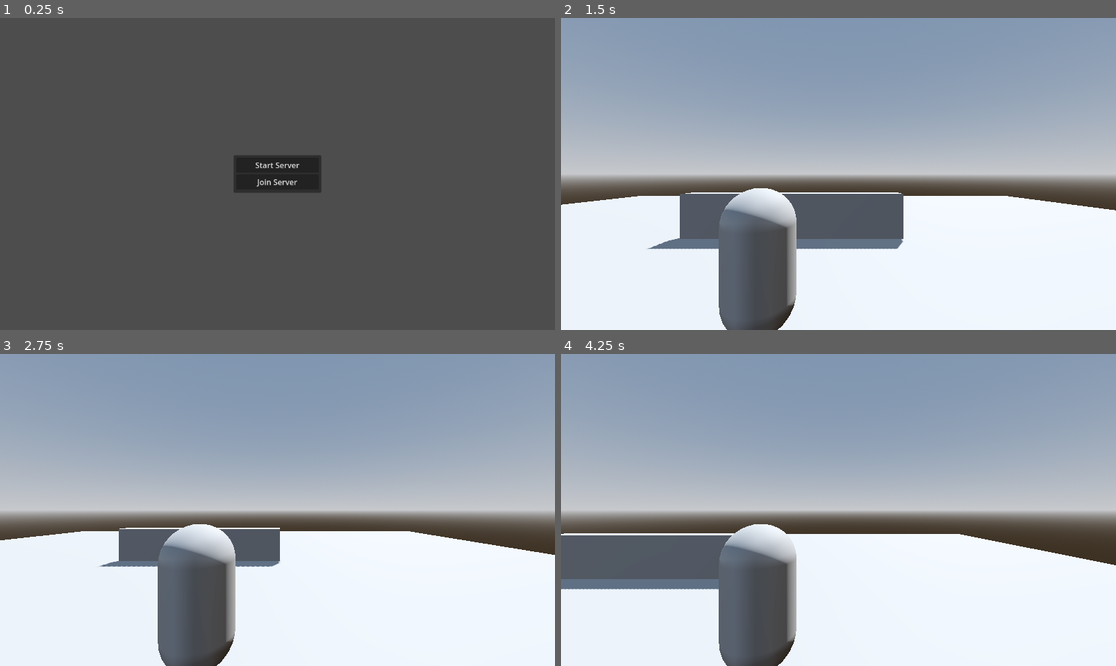
Above: before the commit, frames 1-4 (two rows, left to right).
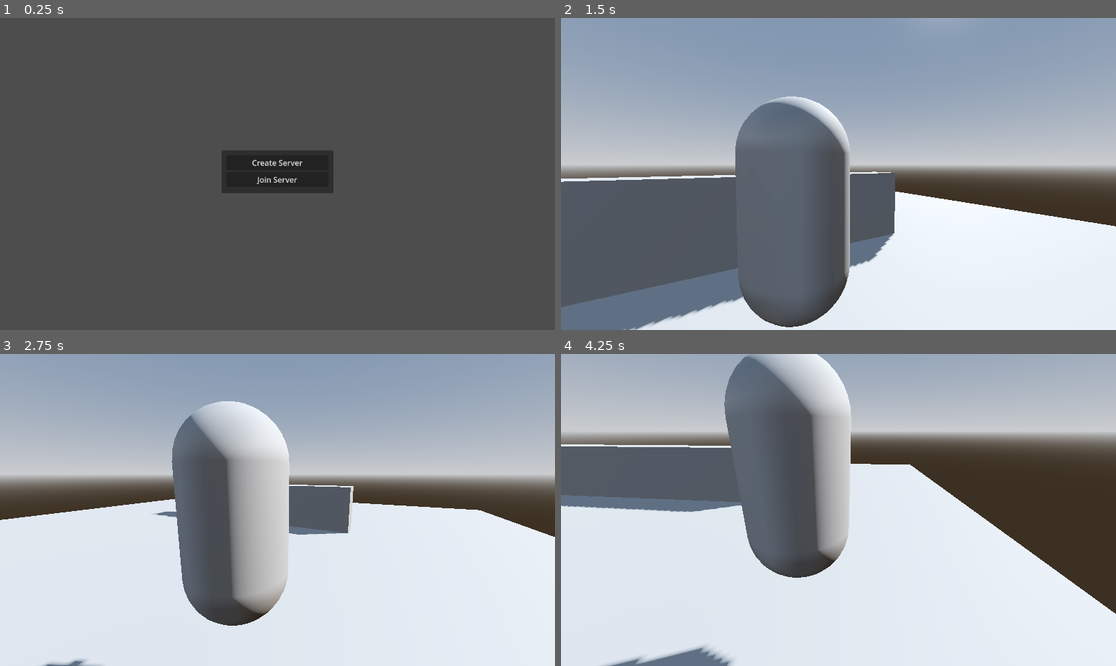
Above: after the commit, the same moments.

Repository: bzaPetey/multiplayer
Game: Godot game, scene res://main.tscn
The game is run twice, just before and just after one commit, with the same random seed, the same clock (stepped at 60 frames per second) and the same inputs.
Inputs (mouse positions are in pixels of both pictures, inside the frame that each line leads up to):
- Up to frame 1 (0.25 s): no input
- Up to frame 2 (1.5 s): click (838, 164) at 0.5 s, where only the run before the commit has a clickable "Start Server"; tap Enter (ui_accept) at 1.25 s; move the mouse to (960, 158) at 1.27 s; hold Right (ui_right) from 1.28 s (still down)
- Up to frame 3 (2.75 s): tap Enter (ui_accept) at 1.52, 2.27 s; move the mouse to (166, 525) at 2.02 s; release Right (ui_right) at 2.03 s; hold Down (ui_down) from 2.03 s (still down)
- Up to frame 4 (4.25 s): move the mouse to (894, 441) at 2.77 s; release Down (ui_down) at 2.78 s; hold Right (ui_right) 2.78-3.53 s; move the mouse to (810, 572) at 3.52 s; hold Up (ui_up) from 3.53 s (still down); tap Enter (ui_accept) at 3.77 s

The runs differ from the first frame. In frame 1, 1.0% of the frame differs, in the area x 39-61%, y 42-57%; in frame 2, 30%; in frame 3, 37%; in frame 4, 69%, in the area x 0-100%, y 0-100%.

Commit message:
monday class update

Diff:
--- /dev/null
+++ b/environ.tscn
@@ -0,0 +1,24 @@
+[gd_scene load_steps=4 format=3 uid="uid://cw7rljjgffdhm"]
+
+[sub_resource type="BoxMesh" id="BoxMesh_1bemq"]
+size = Vector3(25, 0.1, 25)
+
+[sub_resource type="BoxShape3D" id="BoxShape3D_366xt"]
+size = Vector3(25, 0.1, 25)
+
+[sub_resource type="BoxMesh" id="BoxMesh_41a6k"]
+size = Vector3(10, 2, 1)
+
+[node name="Environ" type="Node3D"]
+
+[node name="Ground" type="StaticBody3D" parent="."]
+
+[node name="MeshInstance3D" type="MeshInstance3D" parent="Ground"]
+mesh = SubResource("BoxMesh_1bemq")
+
+[node name="CollisionShape3D" type="CollisionShape3D" parent="Ground"]
+shape = SubResource("BoxShape3D_366xt")
+
+[node name="Wall" type="MeshInstance3D" parent="."]
+transform = Transform3D(1, 0, 0, 0, 1, 0, 0, 0, 1, 0, 1, -2.93769)
+mesh = SubResource("BoxMesh_41a6k")
--- a/main.gd
+++ b/main.gd
@@ -3,13 +3,13 @@
 @export var port:int = 10024
 @export var player_prefab:PackedScene
 
-@onready var menu: CanvasLayer = $Menu
-
+@onready var menu: CanvasLayer = $CanvasLayer
 
 var peer:ENetMultiplayerPeer = ENetMultiplayerPeer.new()
 
 
-func _on_btn_start_pressed() -> void:
+
+func _on_btn_server_pressed() -> void:
 	menu.hide()
 	peer.create_server(port)
 	multiplayer.multiplayer_peer = peer
@@ -17,10 +17,12 @@
 	add_player(multiplayer.get_unique_id())
 
 
-func _on_btn_join_pressed() -> void:
+
+func _on_btn_client_pressed() -> void:
 	menu.hide()
 	peer.create_client("127.0.0.1", port)
 	multiplayer.multiplayer_peer = peer
+
 
 
 func add_player(id:int) -> void:
--- a/main.tscn
+++ b/main.tscn
@@ -1,96 +1,75 @@
-[gd_scene load_steps=9 format=3 uid="uid://t8oh88v7mlno"]
+[gd_scene load_steps=7 format=3 uid="uid://ddyxa8obqpg0n"]
 
-[ext_resource type="PackedScene" uid="uid://b2ni2muon4vdq" path="res://player.tscn" id="1_4dhhi"]
-[ext_resource type="Script" path="res://main.gd" id="1_2027r"]
+[ext_resource type="Script" uid="uid://c3fc7o4kdnprg" path="res://main.gd" id="1_0xm2m"]
+[ext_resource type="PackedScene" uid="uid://cw7rljjgffdhm" path="res://environ.tscn" id="1_ig7tw"]
+[ext_resource type="PackedScene" uid="uid://bivmpwjlej2uh" path="res://player.tscn" id="2_h2yge"]
 
-[sub_resource type="ProceduralSkyMaterial" id="ProceduralSkyMaterial_52gud"]
-sky_horizon_color = Color(0.64625, 0.65575, 0.67075, 1)
-ground_horizon_color = Color(0.64625, 0.65575, 0.67075, 1)
+[sub_resource type="ProceduralSkyMaterial" id="ProceduralSkyMaterial_0xm2m"]
+sky_horizon_color = Color(0.662243, 0.671743, 0.686743, 1)
+ground_horizon_color = Color(0.662243, 0.671743, 0.686743, 1)
 
-[sub_resource type="Sky" id="Sky_raktw"]
-sky_material = SubResource("ProceduralSkyMaterial_52gud")
+[sub_resource type="Sky" id="Sky_h2yge"]
+sky_material = SubResource("ProceduralSkyMaterial_0xm2m")
 
-[sub_resource type="Environment" id="Environment_un8wm"]
+[sub_resource type="Environment" id="Environment_1bvp3"]
 background_mode = 2
-sky = SubResource("Sky_raktw")
+sky = SubResource("Sky_h2yge")
 tonemap_mode = 2
 glow_enabled = true
 
-[sub_resource type="BoxMesh" id="BoxMesh_dff33"]
-size = Vector3(50, 0.1, 50)
-
-[sub_resource type="BoxShape3D" id="BoxShape3D_2eaju"]
-size = Vector3(50, 0.1, 50)
-
-[sub_resource type="BoxMesh" id="BoxMesh_cvpsk"]
-size = Vector3(10, 2, 1)
-
 [node name="Main" type="Node3D"]
-transform = Transform3D(1, 0, 0, 0, 1, 0, 0, 0, 1, 0, -0.600666, 0)
-script = ExtResource("1_2027r")
-player_prefab = ExtResource("1_4dhhi")
+script = ExtResource("1_0xm2m")
+player_prefab = ExtResource("2_h2yge")
 
 [node name="WorldEnvironment" type="WorldEnvironment" parent="."]
-environment = SubResource("Environment_un8wm")
+environment = SubResource("Environment_1bvp3")
 
 [node name="DirectionalLight3D" type="DirectionalLight3D" parent="."]
-transform = Transform3D(-0.866023, -0.433016, 0.250001, 0, 0.499998, 0.866027, -0.500003, 0.749999, -0.43301, 0, 0, 0)
+transform = Transform3D(-0.387039, -0.660537, 0.643344, -0.182024, 0.738726, 0.648962, -0.903918, 0.13407, -0.40615, 0, 8.14047, 0)
 shadow_enabled = true
 
-[node name="Ground" type="StaticBody3D" parent="."]
-transform = Transform3D(1, 0, 0, 0, 1, 0, 0, 0, 1, 0, -2.70529, 0)
+[node name="Environ" parent="." instance=ExtResource("1_ig7tw")]
 
-[node name="MeshInstance3D" type="MeshInstance3D" parent="Ground"]
-mesh = SubResource("BoxMesh_dff33")
+[node name="CanvasLayer" type="CanvasLayer" parent="."]
 
-[node name="CollisionShape3D" type="CollisionShape3D" parent="Ground"]
-shape = SubResource("BoxShape3D_2eaju")
-
-[node name="Menu" type="CanvasLayer" parent="."]
-
-[node name="Panel" type="Panel" parent="Menu"]
-anchors_preset = 8
-anchor_left = 0.5
-anchor_top = 0.5
-anchor_right = 0.5
-anchor_bottom = 0.5
-offset_left = -91.0
-offset_top = -39.0
-offset_right = 91.0
-offset_bottom = 39.0
+[node name="Panel" type="Panel" parent="CanvasLayer"]
+anchors_preset = 15
+anchor_right = 1.0
+anchor_bottom = 1.0
+offset_left = 460.0
+offset_top = 275.0
+offset_right = -460.0
+offset_bottom = -284.0
 grow_horizontal = 2
 grow_vertical = 2
+size_flags_horizontal = 4
 
-[node name="MarginContainer" type="MarginContainer" parent="Menu/Panel"]
+[node name="MarginContainer" type="MarginContainer" parent="CanvasLayer/Panel"]
 layout_mode = 1
 anchors_preset = 15
 anchor_right = 1.0
 anchor_bottom = 1.0
 grow_horizontal = 2
 grow_vertical = 2
-theme_override_constants/margin_left = 5
-theme_override_constants/margin_top = 5
-theme_override_constants/margin_right = 5
-theme_override_constants/margin_bottom = 5
+theme_override_constants/margin_left = 10
+theme_override_constants/margin_top = 10
+theme_override_constants/margin_right = 10
+theme_override_constants/margin_bottom = 10
 
-[node name="VBoxContainer" type="VBoxContainer" parent="Menu/Panel/MarginContainer"]
+[node name="VBoxContainer" type="VBoxContainer" parent="CanvasLayer/Panel/MarginContainer"]
 layout_mode = 2
 
-[node name="btnStart" type="Button" parent="Menu/Panel/MarginContainer/VBoxContainer"]
+[node name="btnServer" type="Button" parent="CanvasLayer/Panel/MarginContainer/VBoxContainer"]
 layout_mode = 2
-text = "Start Server"
+text = "Create Server"
 
-[node name="btnJoin" type="Button" parent="Menu/Panel/MarginContainer/VBoxContainer"]
+[node name="btnClient" type="Button" parent="CanvasLayer/Panel/MarginContainer/VBoxContainer"]
 layout_mode = 2
 text = "Join Server"
 
-[node name="MeshInstance3D" type="MeshInstance3D" parent="."]
-transform = Transform3D(1, 0, 0, 0, 1, 0, 0, 0, 1, 0, -1.55789, -6.74647)
-mesh = SubResource("BoxMesh_cvpsk")
-
 [node name="MultiplayerSpawner" type="MultiplayerSpawner" parent="."]
-_spawnable_scenes = PackedStringArray("res://player.tscn")
+_spawnable_scenes = PackedStringArray("uid://bivmpwjlej2uh")
 spawn_path = NodePath("..")
 
-[connection signal="pressed" from="Menu/Panel/MarginContainer/VBoxContainer/btnStart" to="." method="_on_btn_start_pressed"]
-[connection signal="pressed" from="Menu/Panel/MarginContainer/VBoxContainer/btnJoin" to="." method="_on_btn_join_pressed"]
+[connection signal="pressed" from="CanvasLayer/Panel/MarginContainer/VBoxContainer/btnServer" to="." method="_on_btn_server_pressed"]
+[connection signal="pressed" from="CanvasLayer/Panel/MarginContainer/VBoxContainer/btnClient" to="." method="_on_btn_client_pressed"]
--- a/player.gd
+++ b/player.gd
@@ -1,24 +1,41 @@
 class_name Player extends CharacterBody3D
+
+@export var mouse_sensitivity:float = 0.002
 
 @onready var cam: Camera3D = $Camera3D
 
-const SPEED = 5.0
-const JUMP_VELOCITY = 4.5
-
+const SPEED:float = 5.0
+const JUMP_VELOCITY:float = 4.5
 
 func _enter_tree() -> void:
-	set_multiplayer_authority(str(name).to_int())
+	set_multiplayer_authority(name.to_int())
+
 
 
 func _ready() -> void:
 	if not is_multiplayer_authority():
 		return
 
+	Input.set_mouse_mode(Input.MOUSE_MODE_CAPTURED)
 	cam.current = true
 
 
-func enter_tree() -> void:
-	set_multiplayer_authority(name.to_int())
+func _unhandled_input(event: InputEvent) -> void:
+	if not is_multiplayer_authority():
+		return
+
+	# give us back the cursor when esc is pressed
+	if event is InputEventKey and event.pressed and event.keycode == KEY_ESCAPE:
+		Input.set_mouse_mode(Input.MOUSE_MODE_VISIBLE)
+
+
+	if event is InputEventMouseMotion:
+		# rotate self left and right
+		rotate_y(-event.relative.x * mouse_sensitivity)
+
+		# rotate camera up and down
+		cam.rotate_x(-event.relative.y * mouse_sensitivity)
+		cam.rotation.x = clampf(cam.rotation.x, -deg_to_rad(90), deg_to_rad(90))
 
 
 func _physics_process(delta: float) -> void:
--- a/player.tscn
+++ b/player.tscn
@@ -1,34 +1,36 @@
-[gd_scene load_steps=5 format=3 uid="uid://b2ni2muon4vdq"]
+[gd_scene load_steps=6 format=3 uid="uid://bivmpwjlej2uh"]
 
-[ext_resource type="Script" path="res://player.gd" id="1_6jhny"]
+[ext_resource type="Script" uid="uid://cgj00kmiuc18l" path="res://player.gd" id="1_4flbx"]
 
-[sub_resource type="CapsuleMesh" id="CapsuleMesh_jfxh2"]
-
-[sub_resource type="CapsuleShape3D" id="CapsuleShape3D_ksjap"]
-
-[sub_resource type="SceneReplicationConfig" id="SceneReplicationConfig_63ify"]
+[sub_resource type="SceneReplicationConfig" id="SceneReplicationConfig_4flbx"]
 properties/0/path = NodePath(".:position")
 properties/0/spawn = true
 properties/0/replication_mode = 1
 properties/1/path = NodePath(".:rotation")
 properties/1/spawn = true
 properties/1/replication_mode = 1
-properties/2/path = NodePath("Camera3D:rotation")
-properties/2/spawn = true
-properties/2/replication_mode = 1
+
+[sub_resource type="CapsuleMesh" id="CapsuleMesh_sh265"]
+
+[sub_resource type="CapsuleShape3D" id="CapsuleShape3D_4flbx"]
+
+[sub_resource type="SphereMesh" id="SphereMesh_4flbx"]
 
 [node name="Player" type="CharacterBody3D"]
-script = ExtResource("1_6jhny")
+script = ExtResource("1_4flbx")
+
+[node name="MultiplayerSynchronizer" type="MultiplayerSynchronizer" parent="."]
+replication_config = SubResource("SceneReplicationConfig_4flbx")
 
 [node name="MeshInstance3D" type="MeshInstance3D" parent="."]
-mesh = SubResource("CapsuleMesh_jfxh2")
+mesh = SubResource("CapsuleMesh_sh265")
 
 [node name="CollisionShape3D" type="CollisionShape3D" parent="."]
-shape = SubResource("CapsuleShape3D_ksjap")
+shape = SubResource("CapsuleShape3D_4flbx")
 
 [node name="Camera3D" type="Camera3D" parent="."]
-transform = Transform3D(1, 0, 0, 0, 1, 0, 0, 0, 1, 1.10036, 1.19607, 2.85637)
-current = true
+transform = Transform3D(1, 0, 0, 0, 0.997244, 0.0741955, 0, -0.0741955, 0.997244, 0.392695, 0.408027, 1.88107)
 
-[node name="MultiplayerSynchronizer" type="MultiplayerSynchronizer" parent="."]
-replication_config = SubResource("SceneReplicationConfig_63ify")
+[node name="eye" type="MeshInstance3D" parent="."]
+transform = Transform3D(1, 0, 0, 0, 1, 0, 0, 0, 1, 0, 0.11527, -0.205945)
+mesh = SubResource("SphereMesh_4flbx")
--- a/project.godot
+++ b/project.godot
@@ -11,6 +11,17 @@
 [application]
 
 config/name="multiplayer"
-run/main_scene="res://main.tscn"
-config/features=PackedStringArray("4.3", "Forward Plus")
+run/main_scene="uid://ddyxa8obqpg0n"
+config/features=PackedStringArray("4.4", "Forward Plus")
 config/icon="res://icon.svg"
+
+[input]
+
+RotateLeft={
+"deadzone": 0.2,
+"events": []
+}
+RotateRight={
+"deadzone": 0.2,
+"events": []
+}
Not shown, changed: icon.svg.import
Not shown, added: main.gd.uid
Not shown, added: player.gd.uid
